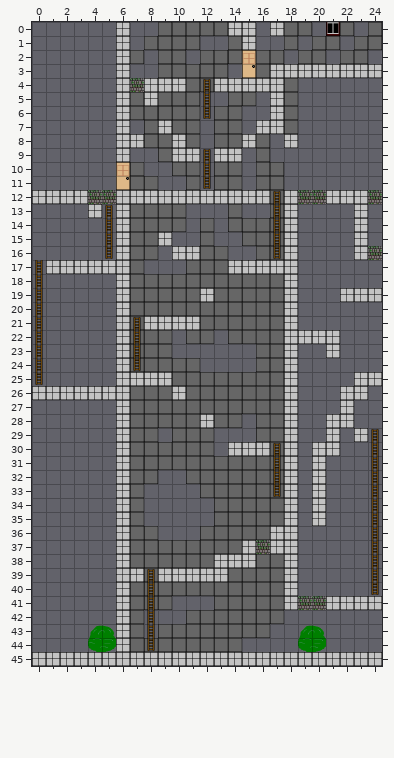
A Tiled map gets an edit: tower-of-darkness-xna/tower-of-darkness-xna/tower-of-darkness-xnaContent/maps/tower5.tmx. Above is the file before it was changed.
Cells are 32x32 px. Shown: x 0..24, y 0..45.
After the commit:
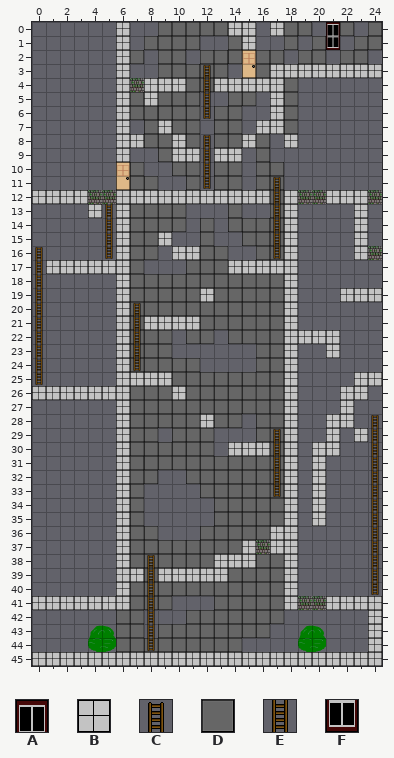
Key: from "Tileset3": A 41; from "spritesheet": B 14, C 29, D 31, E 39; from "spritesheet2": F 51.
_ is an empty cell.
Diff:
{"where": "layer \"Background\""}
{"y":0,"x":21,"old":"F","new":"A"}
{"y":1,"x":21,"old":"D","new":"F"}
{"where": "layer \"Foreground\""}
{"y":41,"x":0,"old":"______","new":"BBBBBB"}
{"y":42,"x":6,"old":"B","new":"_"}
{"y":42,"x":24,"old":"_","new":"B"}
{"y":43,"x":6,"old":"B","new":"_"}
{"y":43,"x":24,"old":"_","new":"B"}
{"y":44,"x":6,"old":"B","new":"_"}
{"y":44,"x":24,"old":"_","new":"B"}
{"where": "layer \"Ladder\""}
{"y":3,"x":12,"old":"_","new":"C"}
{"y":4,"x":12,"old":"C","new":"E"}
{"y":8,"x":12,"old":"_","new":"C"}
{"y":9,"x":12,"old":"C","new":"E"}
{"y":11,"x":17,"old":"_","new":"C"}
{"y":12,"x":17,"old":"C","new":"E"}
{"y":13,"x":5,"old":"C","new":"E"}
{"y":16,"x":0,"old":"_","new":"C"}
{"y":20,"x":7,"old":"_","new":"C"}
{"y":21,"x":7,"old":"C","new":"E"}
{"y":28,"x":24,"old":"_","new":"C"}
{"y":29,"x":17,"old":"_","new":"C"}
{"y":29,"x":24,"old":"C","new":"E"}
{"y":30,"x":17,"old":"C","new":"E"}
{"y":38,"x":8,"old":"_","new":"C"}
{"y":39,"x":8,"old":"C","new":"E"}
